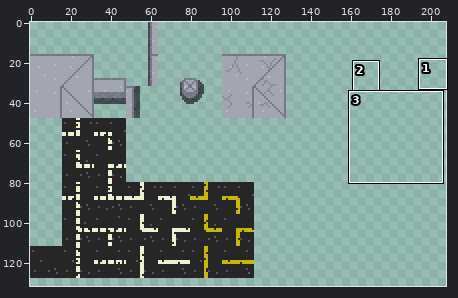
A pixel-art file gets an edit: Assets/Sprites/cityGroundSpriteSheet.aseprite. The first picture is a wide view before the edit; the outline marks the close-up.
Close-up. Old version:
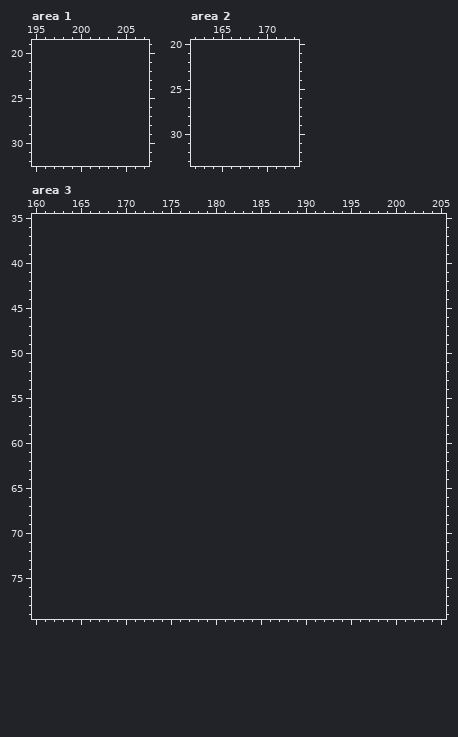
128x192 pixels, 1 frame. Colours within 5 levels of each other are drawn and written as one. Shown: area 1: x 195..207, y 19..32; area 2: x 162..173, y 20..33; area 3: x 160..205, y 35..79. The old version is drawn lined up with the new one, on the new canvas. The wide view leaves out empty margins. The commit also changed other parts of the picture, which this record leaves out.
After the commit:
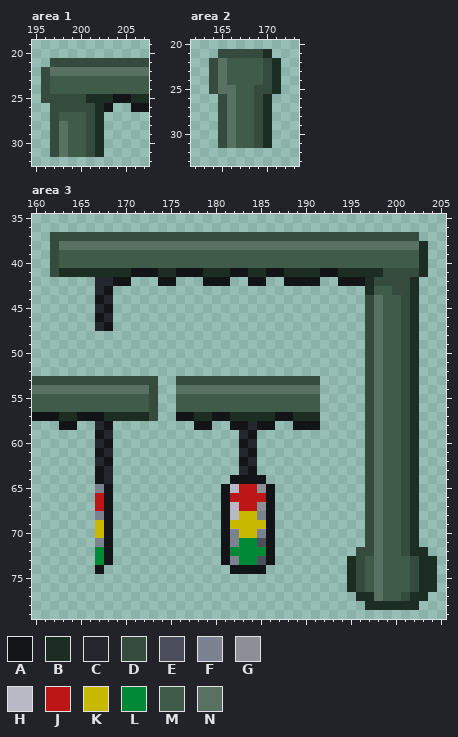
Palette (. is transparent): A #121418  B #1c2e23  C #24272e  D #344b3d  E #4a4f5b  F #7d8291  G #8c8f96  H #b7bac4  J #bc1616  K #c9b800  L #008936  M #415b4b  N #587162
From old to new:
canvas 128x192 -> 208x192
Changed rows in their new state; - is an unchanged pixel.
Area 1:
first column x 196:
21 -DDDDDDDDDDD
22 DNNNNNNNNNNN
23 DMMMMMMMMMMM
24 DMMMMMMMMMMM
25 DDDDDBBBAABB
26 -DDDDDBA--AA
27 -DMMMDB-----
28 -DNMMDB-----
29 -DNMMDB-----
30 -DNMMDB-----
31 -DNMMDB-----
Area 2:
first column x 164:
21 -DDDDDB-
22 DNMMMMDB
23 DNMMMMDB
24 DNMMMMDB
25 DNNMMDDB
26 -DNMMDB-
27 -DNMMDB-
28 -DNMMDB-
29 -DNMMDB-
30 -DNMMDB-
31 -DNMMDB-
Area 3:
first column x 160:
37 --DDDDDDDDDDDDDDDDDDDDDDDDDDDDDDDDDDDDDDDDD--
38 --DNNNNNNNNNNNNNNNNNNNNNNNNNNNNNNNNNNNNNNNNB-
39 --DMMMMMMMMMMMMMMMMMMMMMMMMMMMMMMMMMMMMMMMMB-
40 --DMMMMMMMMMMMMMMMMMMMMMMMMMMMMMMMMMMMMMMMMB-
41 --DBBBBBBBBAAABBAAABBBAABBAABBBBAABBBBBDDDDB-
42 -------CCAA---AA---AAA--AA--AAAA--AAABDDDDB--
43 -------CA----------------------------BMMDDB--
44 -------AC----------------------------DNMMDB--
45 -------CA----------------------------DNMMDB--
46 -------AC----------------------------DNMMDB--
47 -------CA----------------------------DNMMDB--
48 -------------------------------------DNMMDB--
49 -------------------------------------DNMMDB--
50 -------------------------------------DNMMDB--
51 -------------------------------------DNMMDB--
52 -------------------------------------DNMMDB--
53 DDDDDDDDDDDDDD--DDDDDDDDDDDDDDDD-----DNMMDB--
54 NNNNNNNNNNNNND--NNNNNNNNNNNNNNNN-----DNMMDB--
55 MMMMMMMMMMMMMD--MMMMMMMMMMMMMMMM-----DNMMDB--
56 MMMMMMMMMMMMMD--MMMMMMMMMMMMMMMM-----DNMMDB--
57 AAABBAAABBBBBD--AABBAABBBBBAABBB-----DNMMDB--
58 ---AA--CA---------AA--AACAA--AAA-----DNMMDB--
59 -------AC--------------CA------------DNMMDB--
60 -------CA--------------AC------------DNMMDB--
61 -------AC--------------CA------------DNMMDB--
62 -------CA--------------AC------------DNMMDB--
63 -------AC--------------CA------------DNMMDB--
64 -------AC-------------AAAA-----------DNMMDB--
65 -------FA------------AHJJGA----------DNMMDB--
66 -------JA------------AJJJJA----------DNMMDB--
67 -------JA------------AHJJGA----------DNMMDB--
68 -------FA------------AHKKFA----------DNMMDB--
69 -------KA------------AKKKKA----------DNMMDB--
70 -------KA------------AFKKFA----------DNMMDB--
71 -------FA------------AFLLEA----------DNMMDB--
72 -------LA------------ALLLLA---------DDNMMDBB-
73 -------LA------------AFLLEA--------BDMNMMMDBB
74 -------A--------------AAAA---------BDMNMMMDBB
75 -----------------------------------BDMNMMMDBB
76 -----------------------------------BDMNMMMDBB
77 ------------------------------------BBNMMDBB-
78 -------------------------------------BBBBBB--
